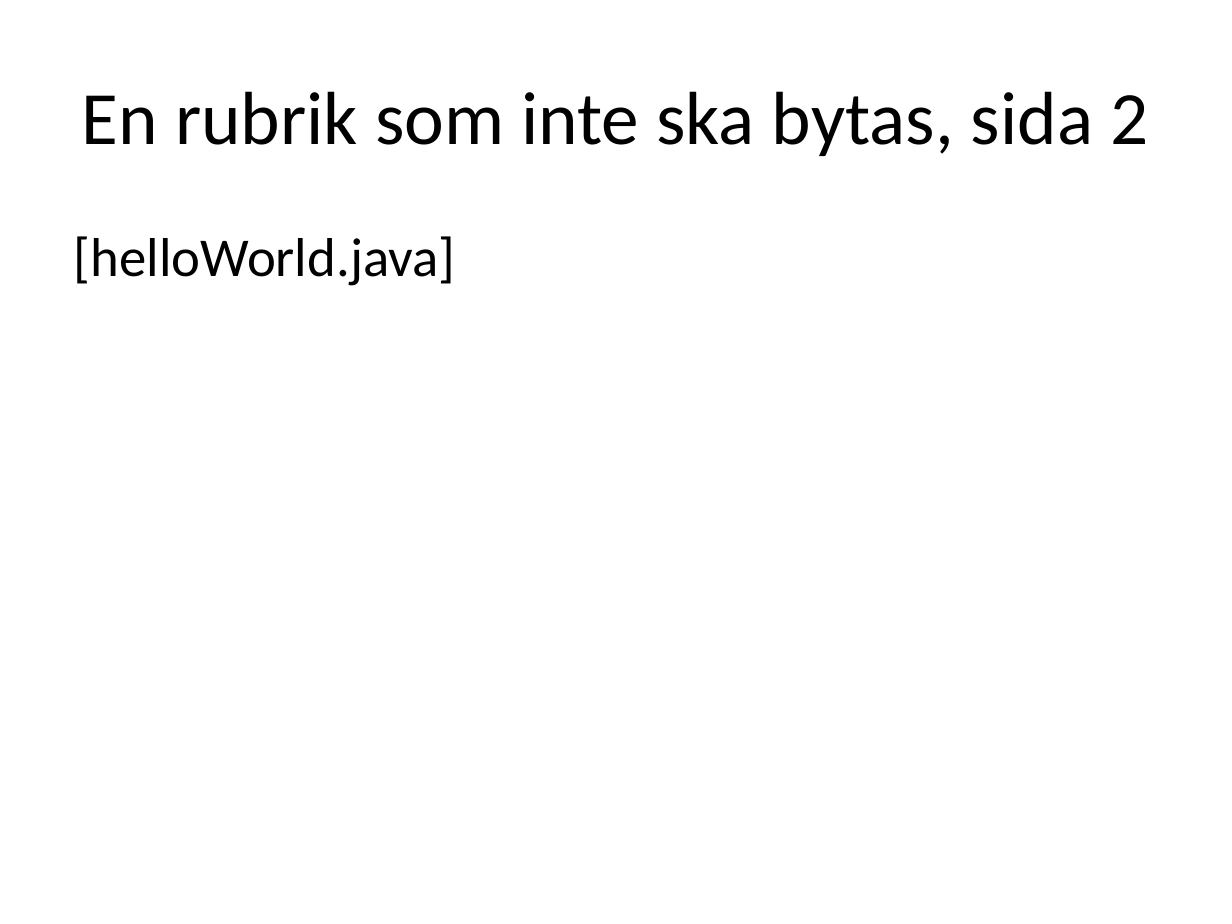
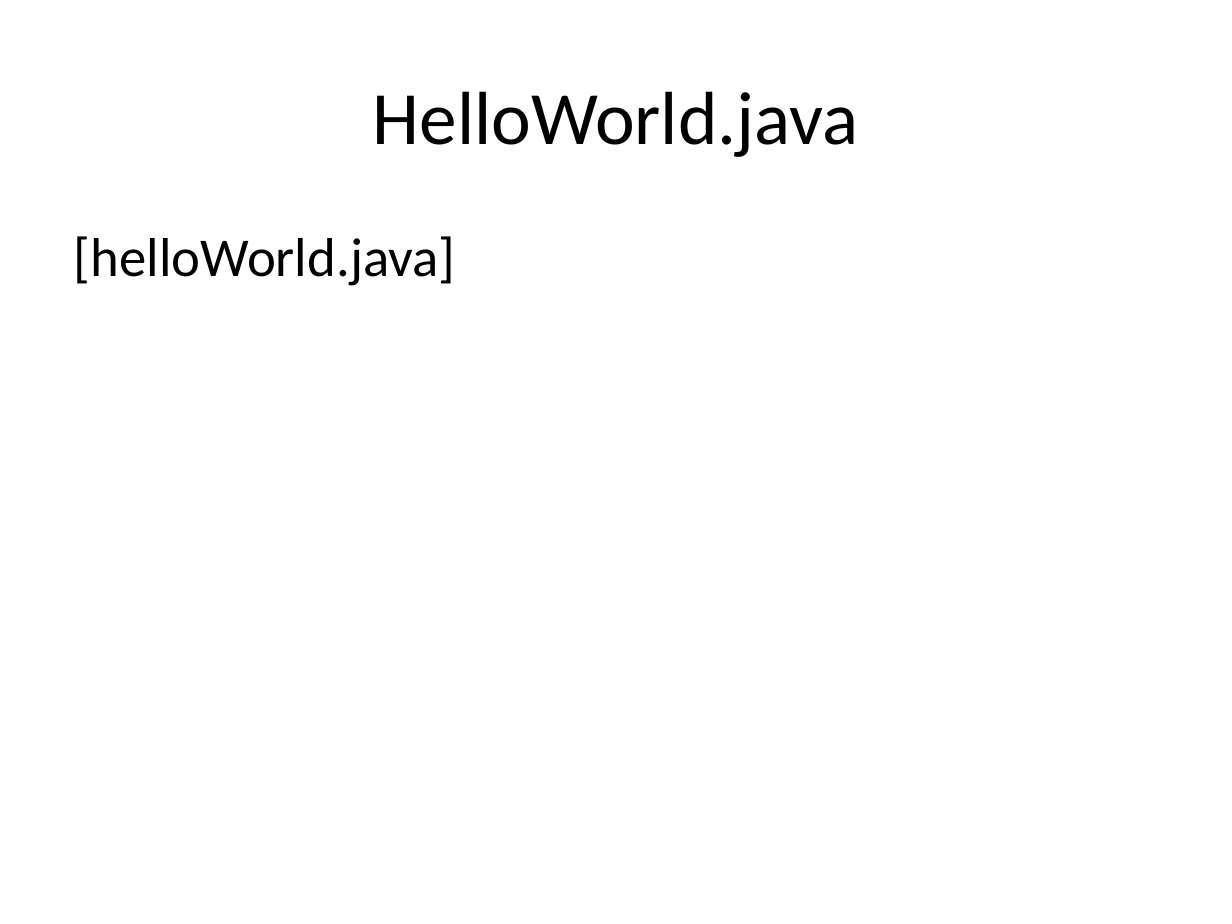
Before and after one commit to me97esn/groovyseminarium, a slide deck: slide 16 of groovyseminarie/dokument/groovyseminarium_source.pptx. Drawn at 1232x924 pixels with LibreOffice and Linux fonts; fonts in the diff are those of the drawing. Boxes give left, top, right and bottom in pixels: in the first picture for what was removed or moved away, otherwise in the second. Text is boxed around its words. In the diff, an @@ line names an element or a change of style, - is before the commit and + after.

Commit message:
lagt till CallDaysAgoFromJava

```diff
--- a/groovyseminarie/dokument/groovyseminarium_source.pptx
+++ b/groovyseminarie/dokument/groovyseminarium_source.pptx
@@ title at (x1=373, y1=91, x2=859, y2=157): text changed @@
-En rubrik som inte ska bytas, sida 2
+HelloWorld.java
```
Also in this commit, not shown: 3 other slides changed, 2 slides added, 1 slide removed, 1 other file.
